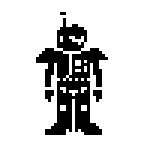
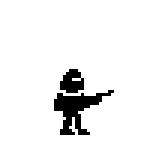
Comparing the layer stacks of the two (150, 150) images. Changes:
hid "Layer 5" over (x1=36, y1=12, x2=108, y2=135)
added layer "Layer 6" above "Layer 2" over (x1=54, y1=69, x2=114, y2=135)
